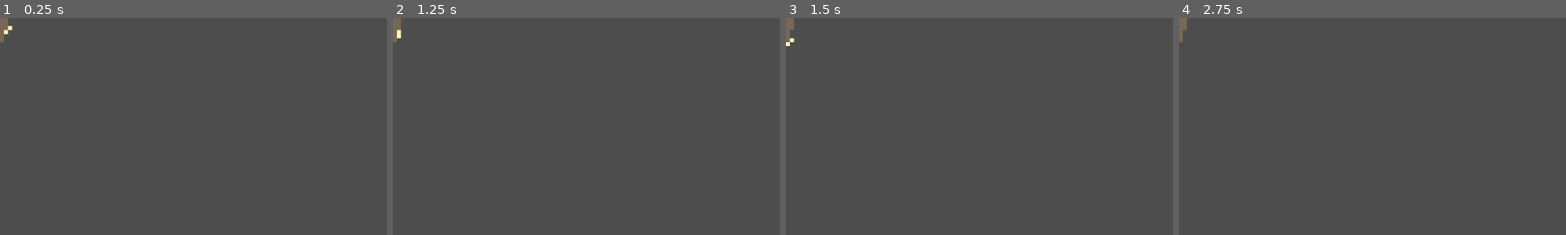
Above: before the commit, frames 1-4 (left to right).
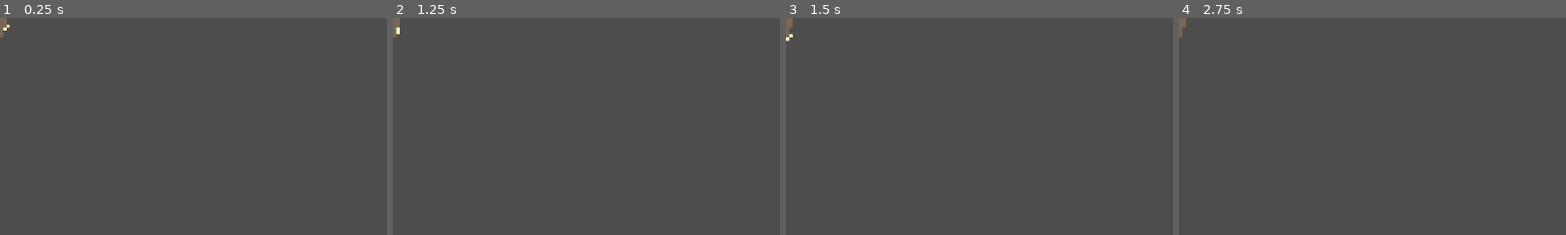
Above: after the commit, the same moments.

Repository: lucasbou-upsider/platformer_game_repo
Game: Godot game, scene res://scene/world_1/stalactite.tscn
Two runs of this game, one before a commit and one after it. Both use one fixed random seed, a clock stepped at 60 frames per second and the inputs below. The project has no main scene, so this scene is started directly.
Inputs (mouse positions are % of the whole screen's width and height, from its top left):
- Up to frame 1 (0.25 s): no input
- Up to frame 2 (1.25 s): tap Enter at 0.5 s; move the mouse to (72, 45) at 0.52 s; hold D (droite) from 0.53 s (still down); tap E (attaque) at 0.6 s; tap Space (saut) at 0.77 s
- Up to frame 3 (1.5 s): keep holding D (droite); move the mouse to (30, 55) at 1.27 s; tap Shift (courire) at 1.35 s
- Up to frame 4 (2.75 s): tap Space (saut) at 1.52, 2 s; move the mouse to (60, 28) at 2.02 s; release D (droite) at 2.03 s; hold A (gauche) from 2.03 s (still down); right-click (60, 28) at 2.1 s
The pictures show only the part of the screen within x 0-50%, y 0-50%; the shares and areas given below are measured in that part.

The runs differ from the first frame. In frame 1, 0.1% of the frame differs, in the area x 0-4%, y 0-12%; in frame 2, less than 0.1%; in frame 3, 0.1%; in frame 4, less than 0.1%.

Commit message:
mise à l'échelle

Diff:
--- a/scene/world_1/stalactite.tscn
+++ b/scene/world_1/stalactite.tscn
@@ -98,7 +98,7 @@
 script = ExtResource("1_62iaa")
 
 [node name="AnimatedSprite2D" type="AnimatedSprite2D" parent="."]
-scale = Vector2(5, 5)
+scale = Vector2(4, 4)
 sprite_frames = SubResource("SpriteFrames_o2qtb")
 animation = &"goutte"
 frame = 6
Not shown, changed: scene/niv/niv_1.tscn
